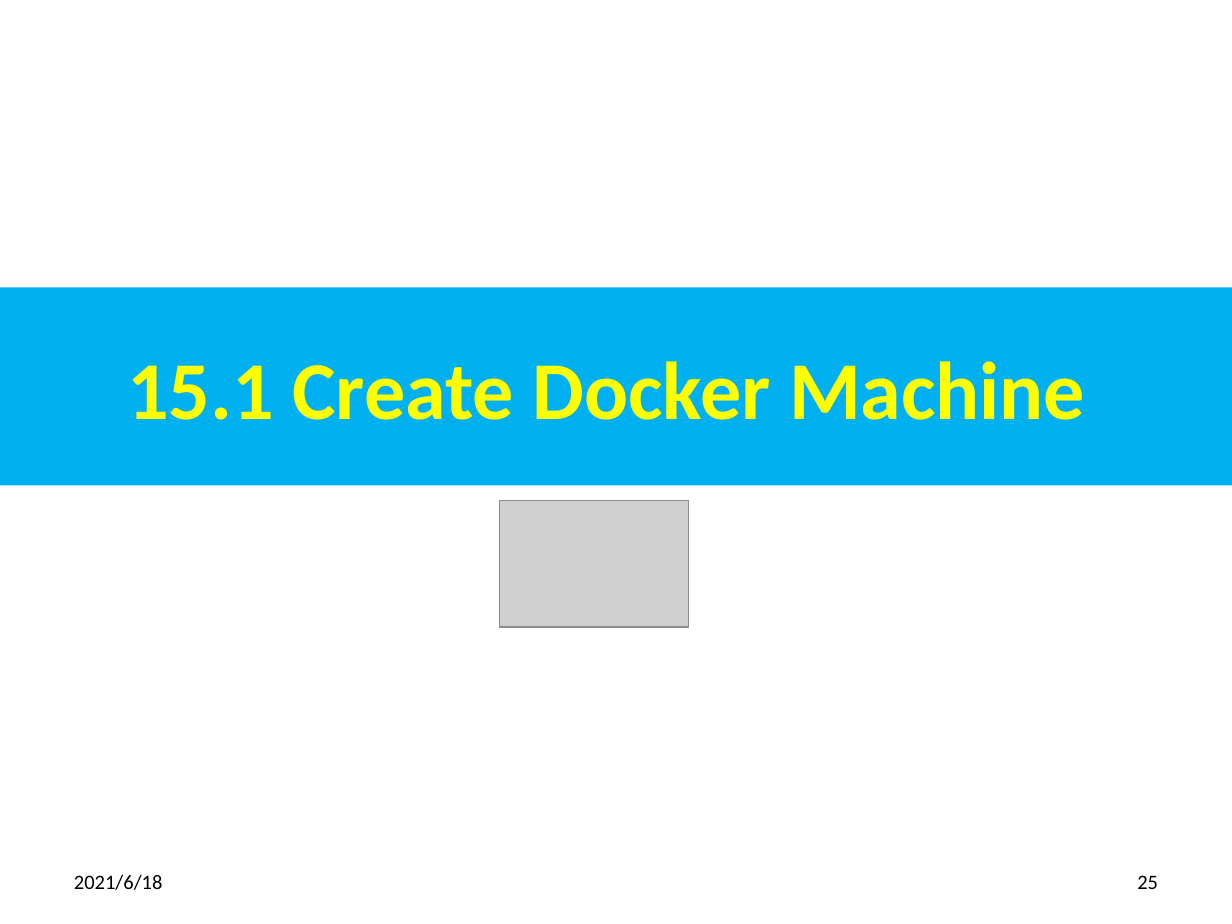
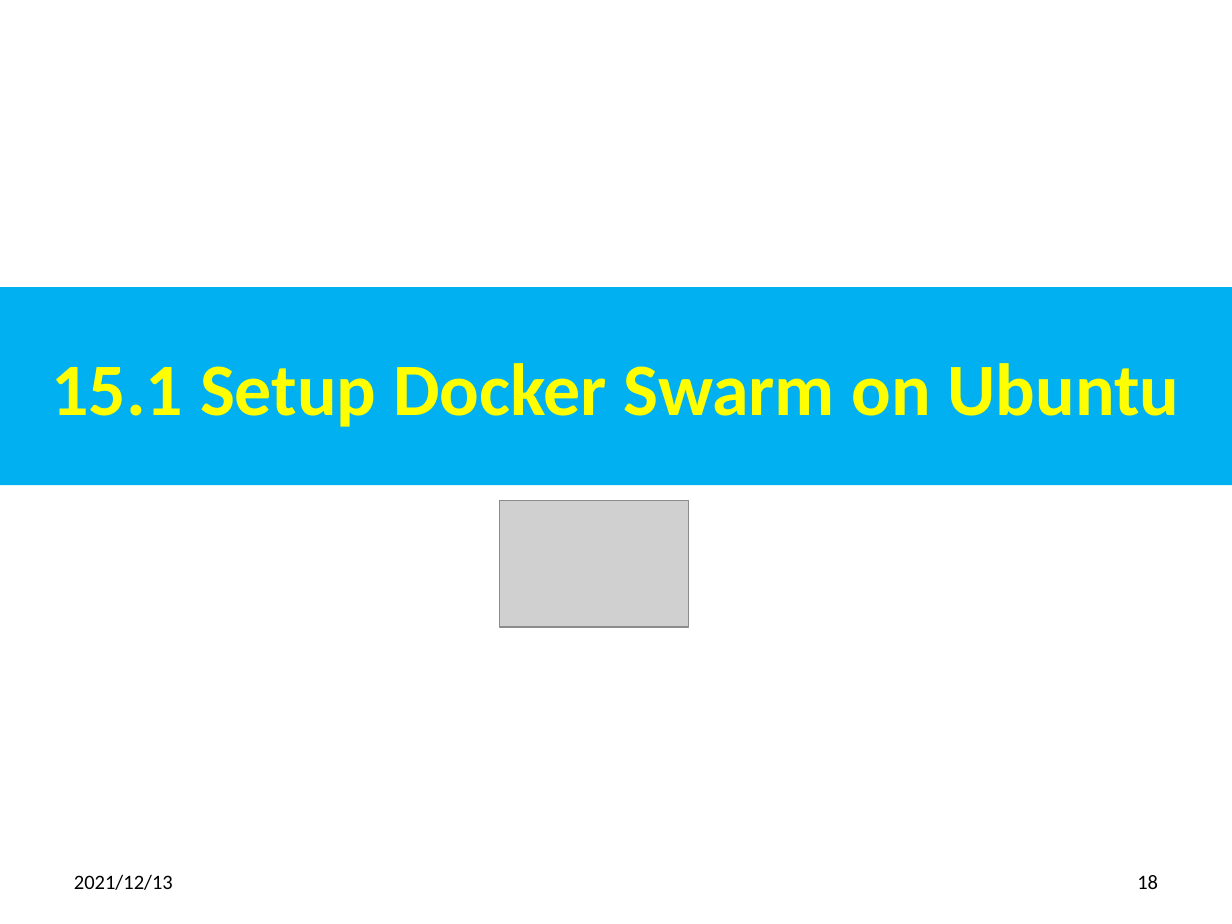
Before and after one commit to peterhchen/800-Docker, a slide deck: slide 18 of 15_DockerSwarm.pptx (slide 25 before the commit). Drawn at 1232x924 pixels with LibreOffice and Linux fonts; fonts in the diff are those of the drawing; grey boxes stand for pictures. Boxes give left, top, right and bottom in pixels: in the first picture for what was removed or moved away, otherwise in the second. Text is boxed around its words. In the diff, an @@ line names an element or a change of style, - is before the commit and + after.

```diff
--- a/15_DockerSwarm.pptx
+++ b/15_DockerSwarm.pptx
@@ title at [51,363,1180,427]: text changed; size 48 to 43.2 pt @@
-15.1 Create Docker Machine
+15.1 Setup Docker Swarm on Ubuntu
@@ text at [74,874,173,890]: text changed @@
-2021/6/18
+2021/12/13
@@ page number at [1137,875,1158,889]: text changed @@
-25
+18
```
Also in this commit, not shown: 17 other slides changed, 21 slides added, 10 slides removed, 2 other files.
